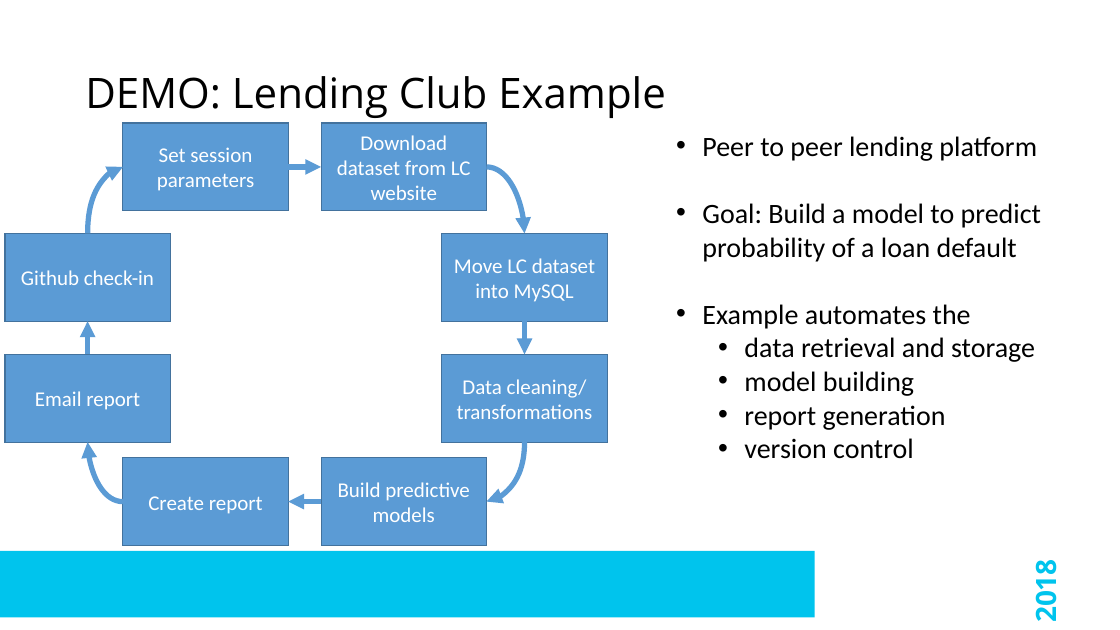
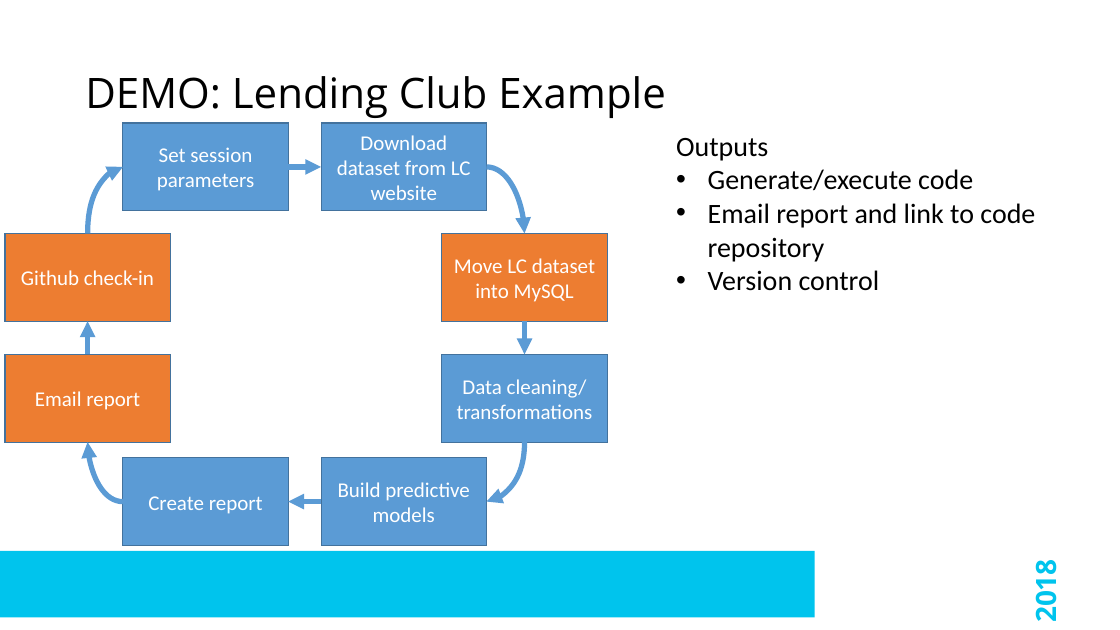
Before and after one commit to sydeaka/workflow-automation, a slide deck: slide 12 of slides/Sydeaka_Watson_EARL_2018_Workflow_Automation.pptx. Drawn at 1120x630 pixels with LibreOffice and Linux fonts; fonts in the diff are those of the drawing; background and template pictures are left out. Boxes give left, top, right and bottom in pixels: in the first picture for what was removed or moved away, otherwise in the second. Text is boxed around its words. In the diff, an @@ line names an element or a change of style, - is before the commit and + after.

```diff
--- a/slides/Sydeaka_Watson_EARL_2018_Workflow_Automation.pptx
+++ b/slides/Sydeaka_Watson_EARL_2018_Workflow_Automation.pptx
@@ text at (676,138,1035,291): text changed @@
-• Peer to peer lending platform
-• Goal: Build a model to predict probability of a loan default
-• Example automates the
-  • data retrieval and storage
-  • model building
-  • report generation
-  • version control
+Outputs
+• Generate/execute code
+• Email report and link to code repository
+• Version control
@@ fill #5B9BD5 to #ED7D31 in 3 elements at (442,234,607,322), (5,355,171,443), (5,234,171,322) @@
```
Also in this commit, not shown: 1 other slide changed, 7 other files.
